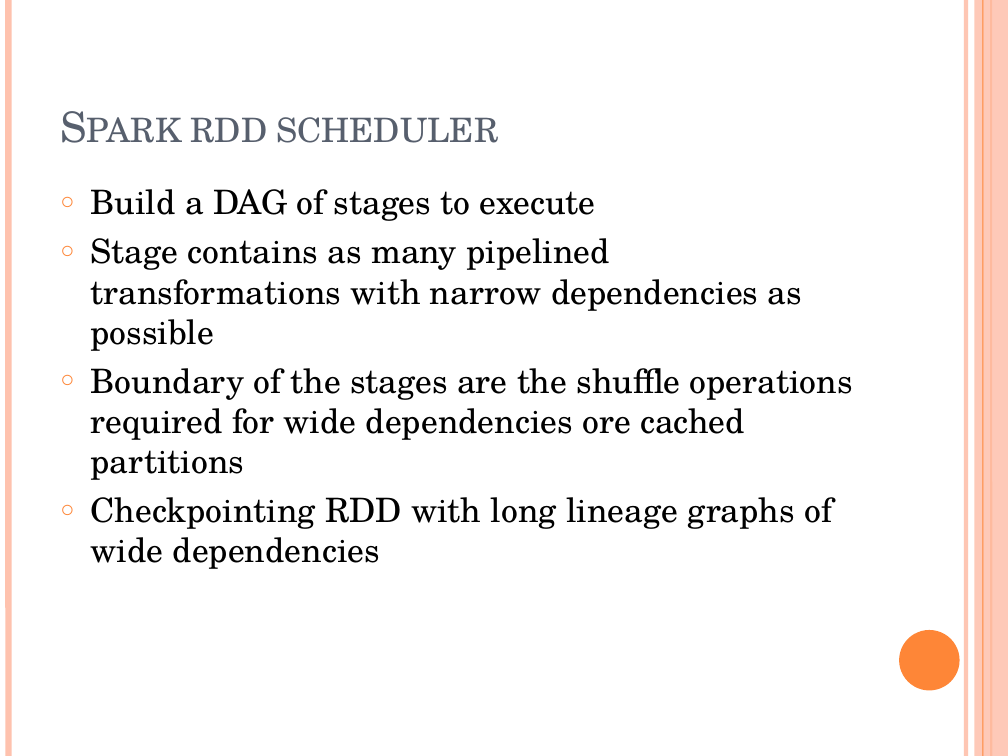
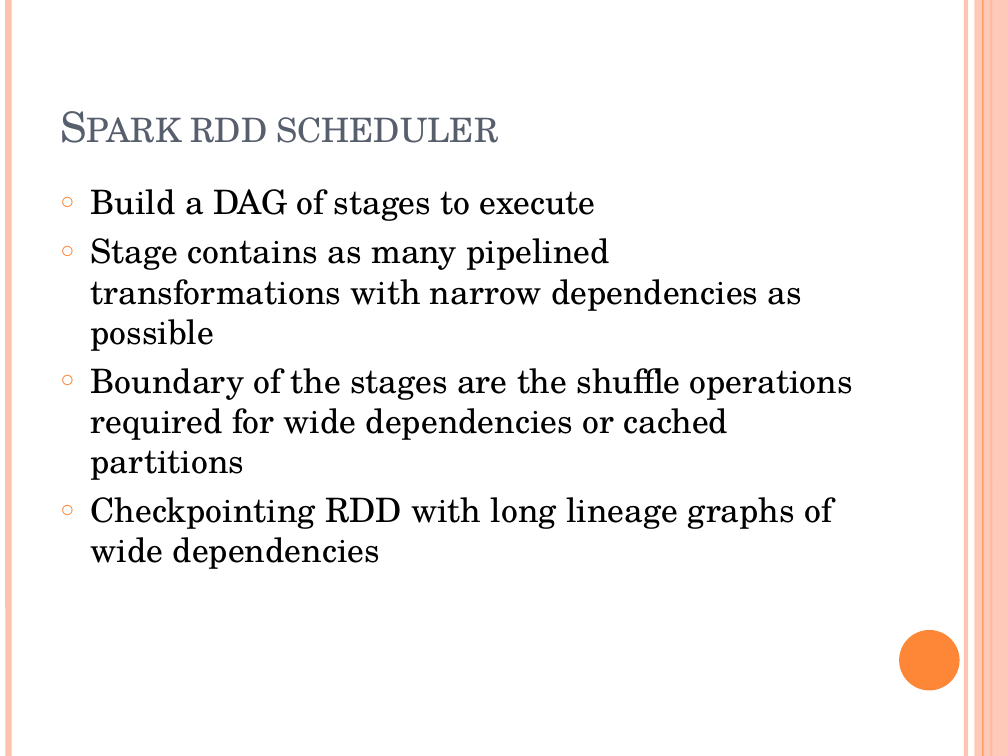
Before and after one commit to snowman1985/mypractice, a slide deck: slide 8 of Spark_学习分享.pptx. Drawn at 1008x756 pixels with LibreOffice and Linux fonts; fonts in the diff are those of the drawing. Boxes give left, top, right and bottom in pixels: in the first picture for what was removed or moved away, otherwise in the second. Text is boxed around its words. In the diff, an @@ line names an element or a change of style, - is before the commit and + after.

Commit message:
spark learning ppt

```diff
--- a/Spark_学习分享.pptx
+++ b/Spark_学习分享.pptx
@@ text at bbox=[91, 368, 853, 480]: text changed @@
-○ Boundary of the stages are the shuffle operations required for wide dependencies ore cached partitions
+○ Boundary of the stages are the shuffle operations required for wide dependencies or cached partitions
```
Also in this commit, not shown: 5 other slides changed, 7 slides added.
